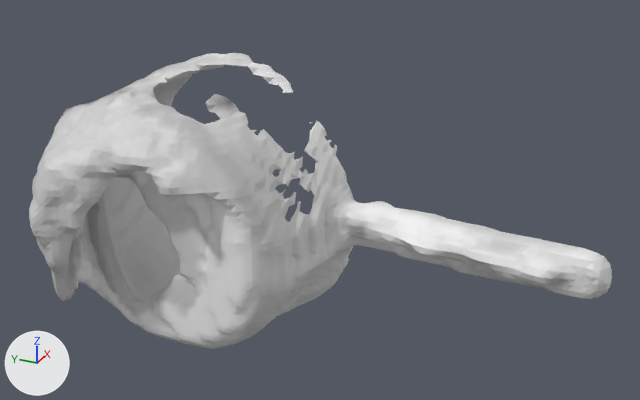
An edit to the glTF model meshes/library_v2/white_pot.glb, drawn before and after from the same camera.
The view is the same before and after, from a camera (50 mm lens) standing at (-0.449, -0.273, 0.25) and looking at (0.011, -0.065, 0.019). Lighting does not change. The marker at lower left points along +X, +Y and +Z. The older version comes first.

The first picture shows 'geometry_0'.
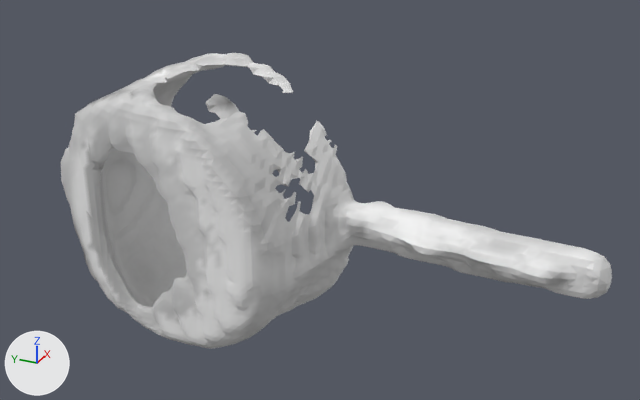
Pixel boxes (x1, y1, x2, y2) of what changed, in the pictures (640 x 400 px):
'geometry_0', reshaped: before (29, 53, 612, 349); after (60, 53, 612, 349)
part 1 of me_geometry_0, cut back: before (29, 83, 244, 346); after (60, 84, 244, 346)
part 2 of me_geometry_0, edited (looks the same): (98, 61, 270, 340) in both

Edits to the bpy script that builds the scene:
```text
Change me_geometry_0:
    used by ob_geometry_0; location = (0.0, 0.0, 0.0)
    remove me_geometry_0.from_pydata(...)  # 13855 vertices, 27722 faces; spans x -0.082..0.079, y -0.244..0.128, z -0.095..0.096
    add me_geometry_0.from_pydata(...)  # 11859 vertices, 23734 faces; spans x -0.052..0.079, y -0.244..0.119, z -0.095..0.096
    me_geometry_0 part 1: 384 vertices moved from x -0.053..0.01, y -0.055..0.126, z -0.086..0.084 to x -0.052..0.01, y -0.054..0.118, z -0.086..0.083; 3229 vertices removed from x -0.082..0.01, y -0.057..0.128, z -0.088..0.086; 1239 vertices added at x -0.052..0.01, y -0.056..0.119, z -0.087..0.086
    me_geometry_0 part 2: 1097 kept faces spanning x -0.052..0.054, y -0.058..0.118, z -0.09..0.09 get new vertex colours; the middle colour goes from light grey #cacaca to light grey #c7c7c7
    other edits to the shape of me_geometry_0 do not show in these pictures
```
